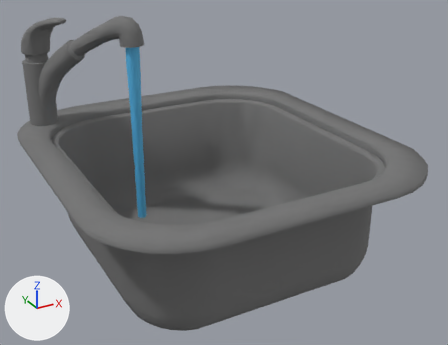
An edit to the FBX model care-up/Assets/Resources/Models/Sink_active.fbx, drawn before and after from the same camera.
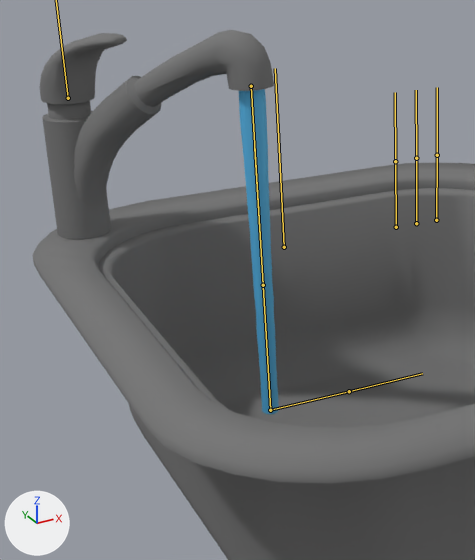
There are two pictures of each version: one whole from a camera (50 mm lens) standing at (-0.327, -0.828, 0.317) and looking at (0.082, -0.083, -0.055), one close up on the part from 0% to 56% of the width and 0% to 85% of the height. The axes (+X, +Y, +Z) are drawn at lower left. The lights are the same throughout. The bones that bend it are drawn over the model as lines in the close-ups.

In view in the first close-up: 'Circle', 'Tap.001'.
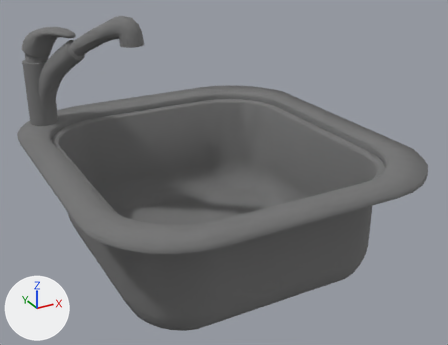
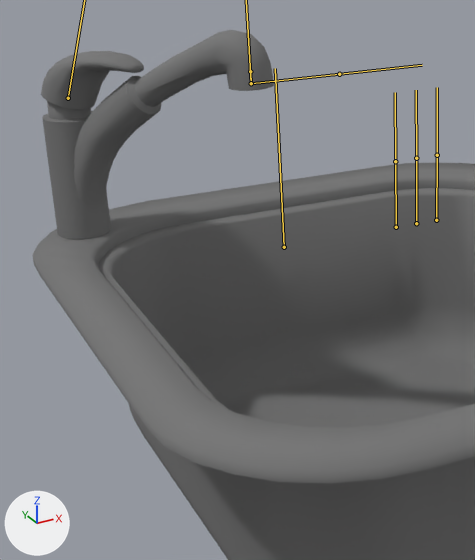
The newer file adds an action. The first version stands in its rest pose; the second is drawn at frame 191 of the action 'Armature|sink_close2_L_Lib'.

Changed parts and their boxes [x1, y1, x2, y2] in the close-ups (475 x 560 px):
'Tap.001', posed
    both: [33, 30, 475, 560]
'Circle', posed (not visible afterwards)
    before: [239, 89, 279, 414]
bone 'water', root to tip
    before: (251, 86) to (270, 410)
    after: (250, 71) to (251, 83)

What the commit changed:
Bone 'cr' (bone_cr) turns from (0, 0, 0) to (-18, 0, 0) degrees about its own x, y and z.
Bone 'water' (bone_water) moves from (0.0, 0.0, 0.0) to (0.0, -0.011, 0.0).
Bone 'water' (bone_water) is rescaled from (1.0, 1.0, 1.0) to (1.0, 0.03, 1.0).
